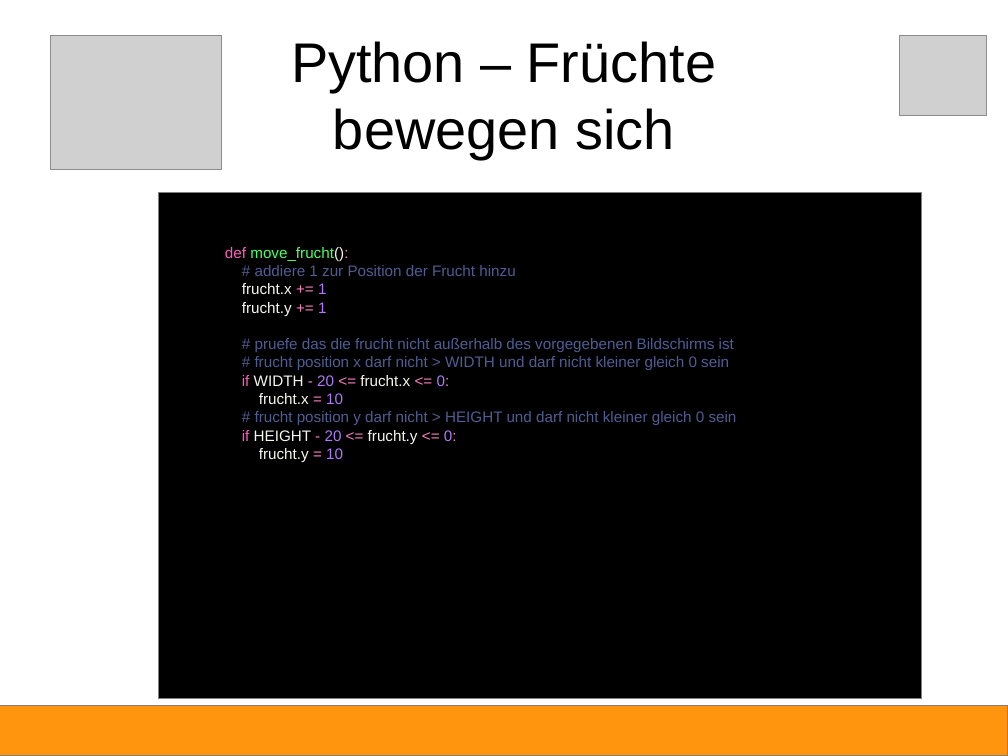
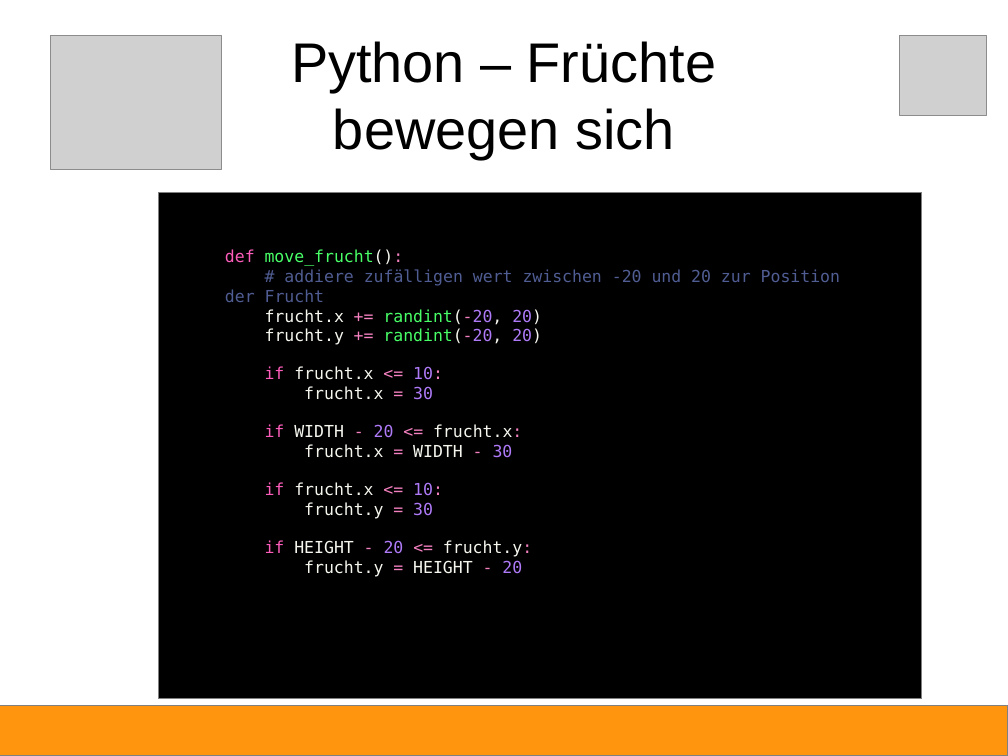
Before and after one commit to Devoxx4KidsDE/python-games, a slide deck: slide 32 of fruchthuhn/Python-Anleitung.odp. Drawn at 1008x756 pixels with LibreOffice and Linux fonts; fonts in the diff are those of the drawing; grey boxes stand for pictures. Boxes give left, top, right and bottom in pixels: in the first picture for what was removed or moved away, otherwise in the second. Text is boxed around its words. In the diff, an @@ line names an element or a change of style, - is before the commit and + after.

```diff
--- a/fruchthuhn/Python-Anleitung.odp
+++ b/fruchthuhn/Python-Anleitung.odp
@@ text at [225, 269, 840, 577]: text changed; size 12 to 13 pt; font Arial to DejaVu Sans Mono; text colour #505D93 to #F6F6EF @@
-# addiere 1 zur Position der Frucht hinzu
-frucht.x += 1
-frucht.y += 1
-# pruefe das die frucht nicht außerhalb des vorgegebenen Bildschirms ist
-# frucht position x darf nicht > WIDTH und darf nicht kleiner gleich 0 sein
-if WIDTH - 20 <= frucht.x <= 0:
-frucht.x = 10
-# frucht position y darf nicht > HEIGHT und darf nicht kleiner gleich 0 sein
-if HEIGHT - 20 <= frucht.y <= 0:
-frucht.y = 10
+# addiere zufälligen wert zwischen -20 und 20 zur Position der Frucht
+frucht.x += randint(-20, 20)
+frucht.y += randint(-20, 20)
+if frucht.x <= 10:
+frucht.x = 30
+if WIDTH - 20 <= frucht.x:
+frucht.x = WIDTH - 30
+if frucht.x <= 10:
+frucht.y = 30
+if HEIGHT - 20 <= frucht.y:
+frucht.y = HEIGHT - 20
@@ text at [225, 249, 404, 266]: size 12 to 13 pt, font Arial to DejaVu Sans Mono in "def move_frucht():" @@
```
Also in this commit, not shown: 2 other files.
